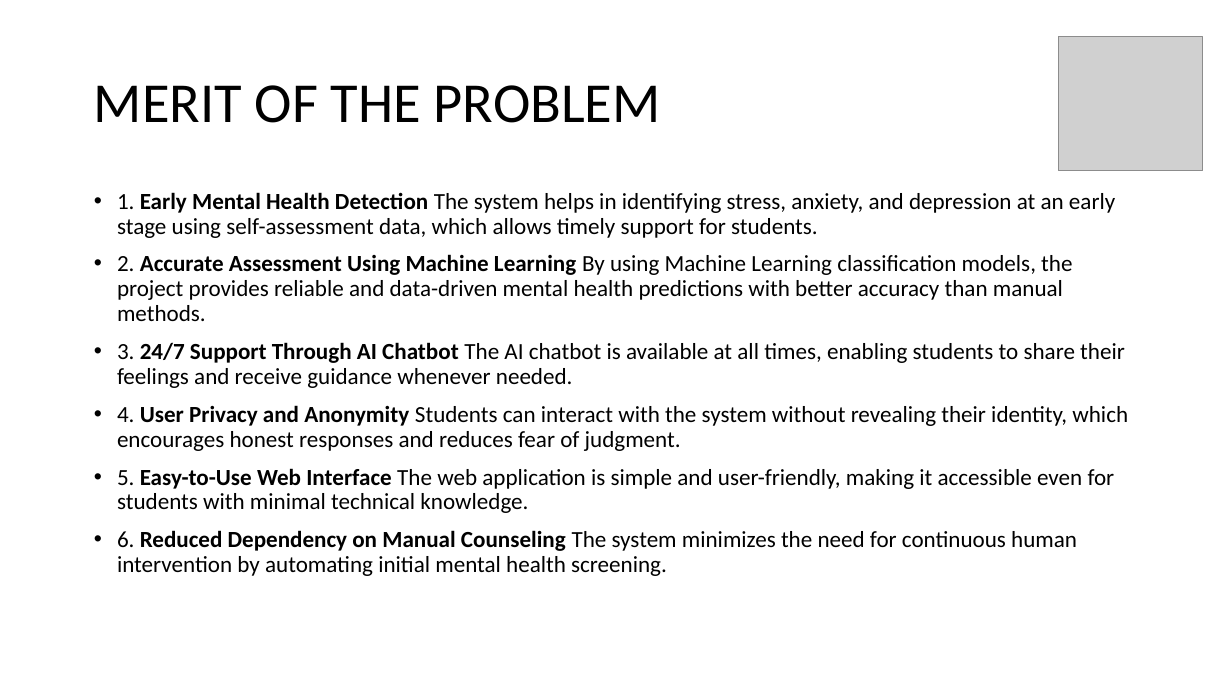
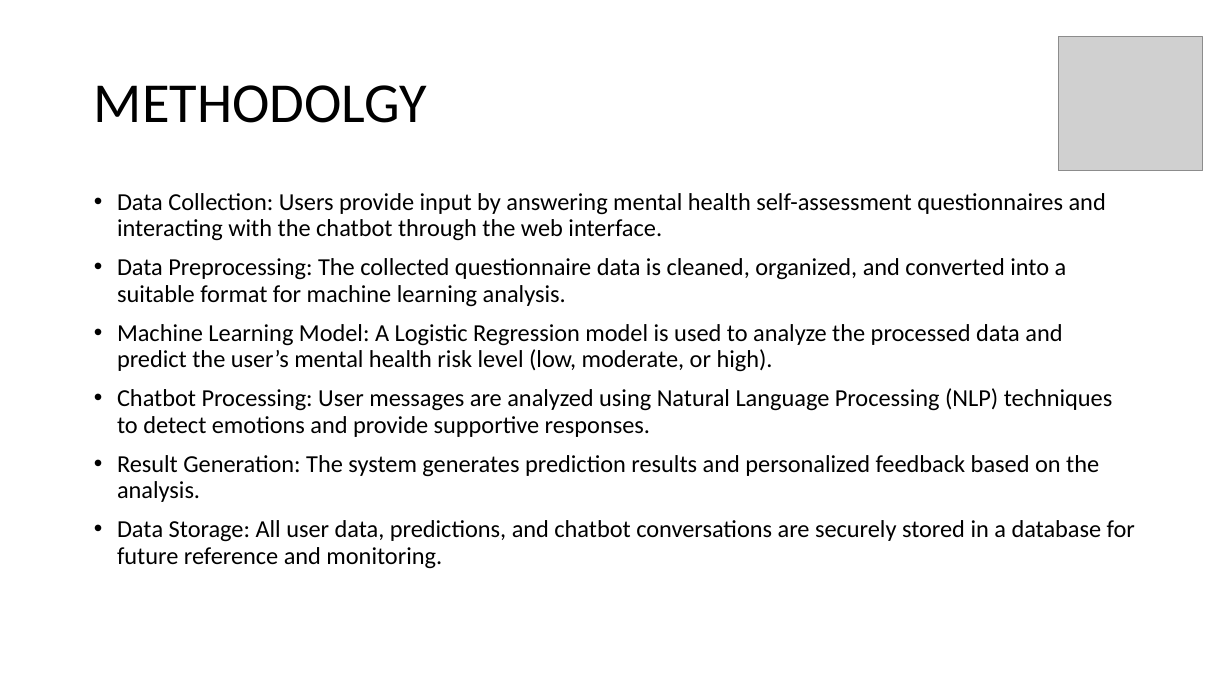
Before and after one commit to rithikkaj/Finalyear, a slide deck: slide 6 of CCP_FIRST_REVIEW[1][1].pptx (slide 4 before the commit). Drawn at 1232x693 pixels with LibreOffice and Linux fonts; fonts in the diff are those of the drawing; grey boxes stand for pictures. Boxes give left, top, right and bottom in pixels: in the first picture for what was removed or moved away, otherwise in the second. Text is boxed around its words. In the diff, an @@ line names an element or a change of style, - is before the commit and + after.

```diff
--- a/CCP_FIRST_REVIEW[1][1].pptx
+++ b/CCP_FIRST_REVIEW[1][1].pptx
@@ title at box(94, 85, 427, 123): text changed @@
-MERIT OF THE PROBLEM
+METHODOLGY
@@ text at box(117, 193, 1135, 569): text changed; size 18 to 19 pt @@
-• 1. Early Mental Health Detection The system helps in identifying stress, anxiety, and depression at an early stage using self-assessment data, which allows timely support for students.
-• 2. Accurate Assessment Using Machine Learning By using Machine Learning classification models, the project provides reliable and data-driven mental health predictions with better accuracy than manual methods.
-• 3. 24/7 Support Through AI Chatbot The AI chatbot is available at all times, enabling students to share their feelings and receive guidance whenever needed.
-• 4. User Privacy and Anonymity Students can interact with the system without revealing their identity, which encourages honest responses and reduces fear of judgment.
-• 5. Easy-to-Use Web Interface The web application is simple and user-friendly, making it accessible even for students with minimal technical knowledge.
-• 6. Reduced Dependency on Manual Counseling The system minimizes the need for continuous human intervention by automating initial mental health screening.
+• Data Collection: Users provide input by answering mental health self-assessment questionnaires and interacting with the chatbot through the web interface.
+• Data Preprocessing: The collected questionnaire data is cleaned, organized, and converted into a suitable format for machine learning analysis.
+• Machine Learning Model: A Logistic Regression model is used to analyze the processed data and predict the user’s mental health risk level (low, moderate, or high).
+• Chatbot Processing: User messages are analyzed using Natural Language Processing (NLP) techniques to detect emotions and provide supportive responses.
+• Result Generation: The system generates prediction results and personalized feedback based on the analysis.
+• Data Storage: All user data, predictions, and chatbot conversations are securely stored in a database for future reference and monitoring.
```
Also in this commit, not shown: 1 other slide changed, 7 slides added, 2 slides removed, 7 other files.
